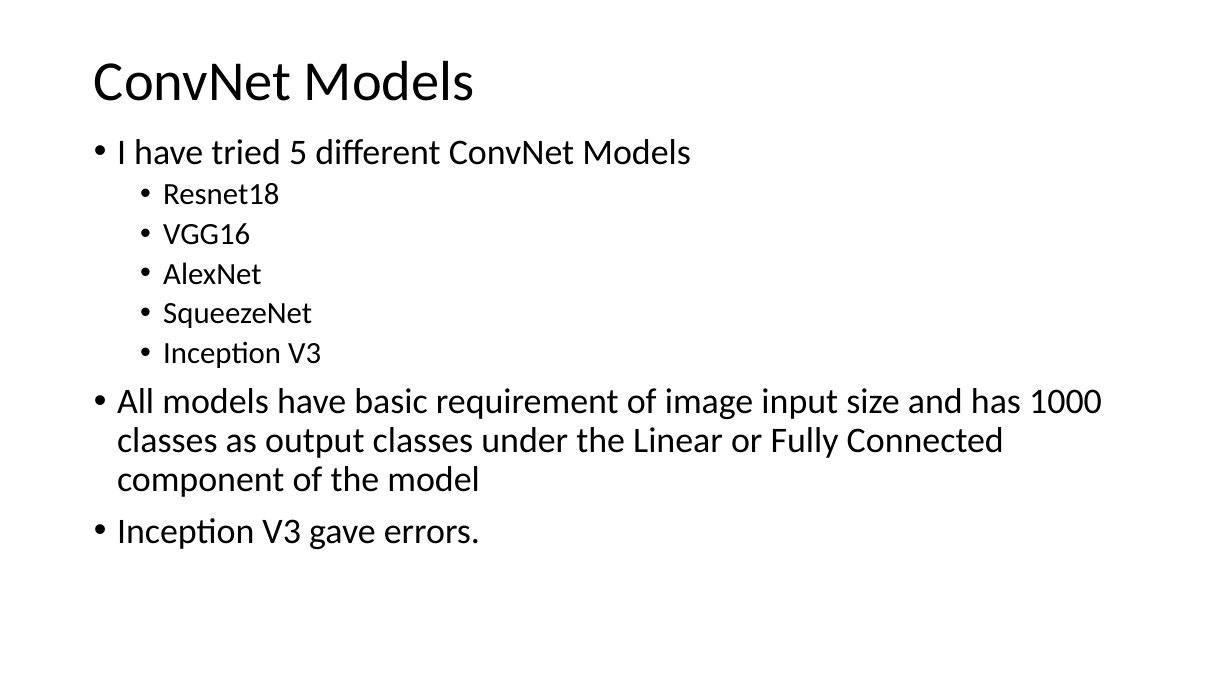
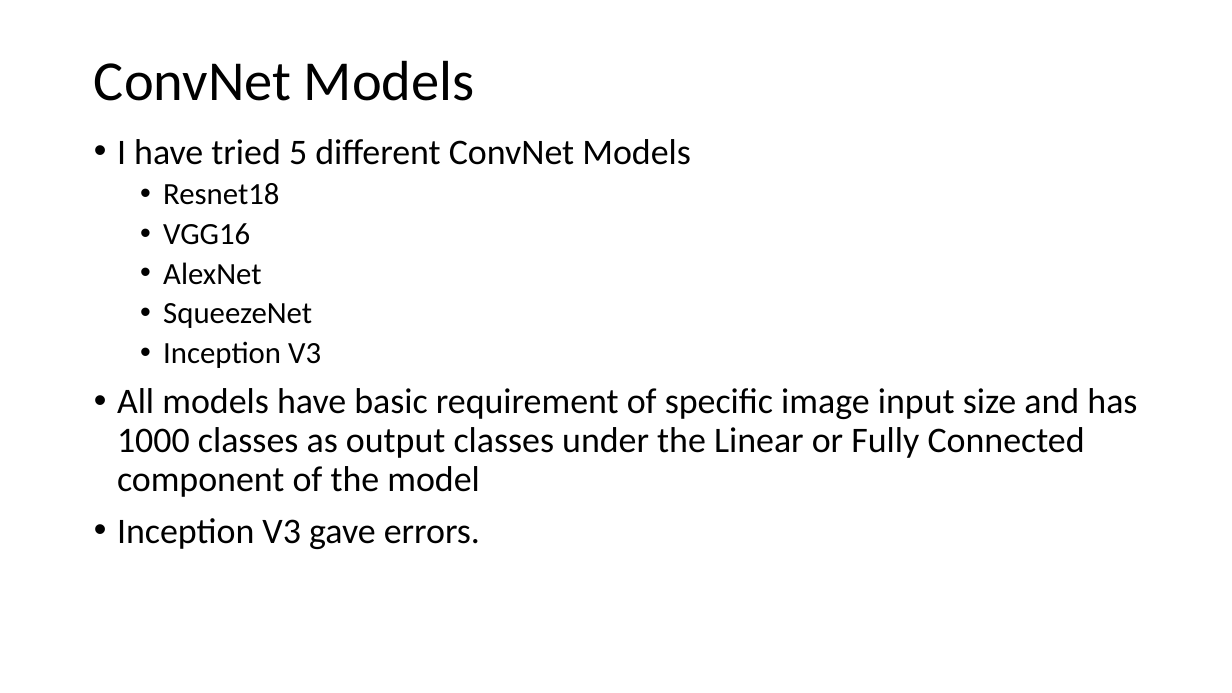
Before and after one commit to chaituValKanO/ImageClassificationUsingTransferLearning, a slide deck: slide 31 of presentation/ImageClassificationusingTransferLearning.pptx. Drawn at 1232x693 pixels with LibreOffice and Linux fonts; fonts in the diff are those of the drawing. Boxes give left, top, right and bottom in pixels: in the first picture for what was removed or moved away, otherwise in the second. Text is boxed around its words. In the diff, an @@ line names an element or a change of style, - is before the commit and + after.

Commit message:
Updated Presentation and Resnet model

```diff
--- a/presentation/ImageClassificationusingTransferLearning.pptx
+++ b/presentation/ImageClassificationusingTransferLearning.pptx
@@ text at (117,388,1137,497): text changed @@
-• All models have basic requirement of image input size and has 1000 classes as output classes under the Linear or Fully Connected component of the model
+• All models have basic requirement of specific image input size and has 1000 classes as output classes under the Linear or Fully Connected component of the model
```
Also in this commit, not shown: 9 other slides changed, 2 slides added, 1 other file.
